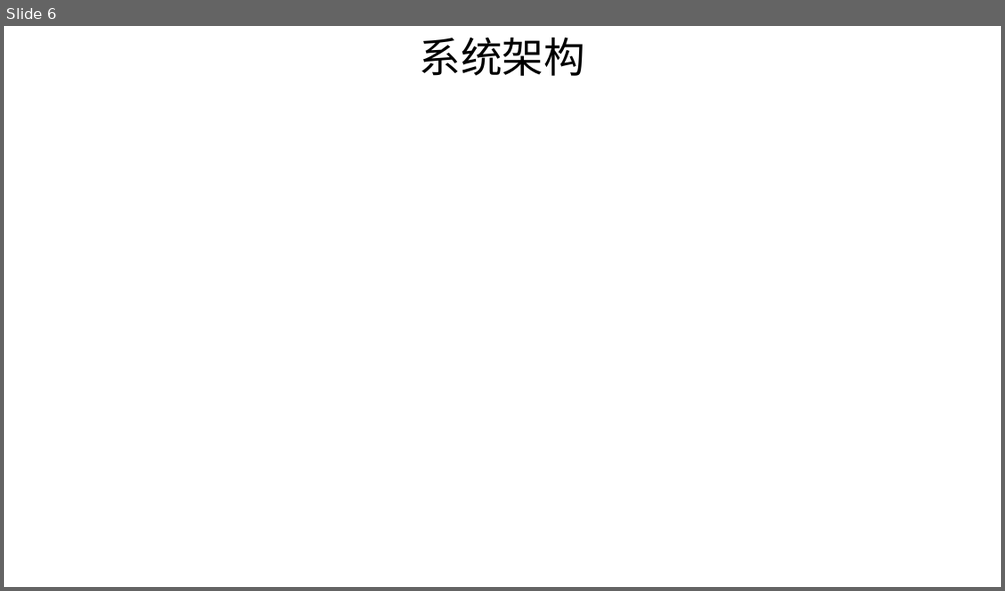
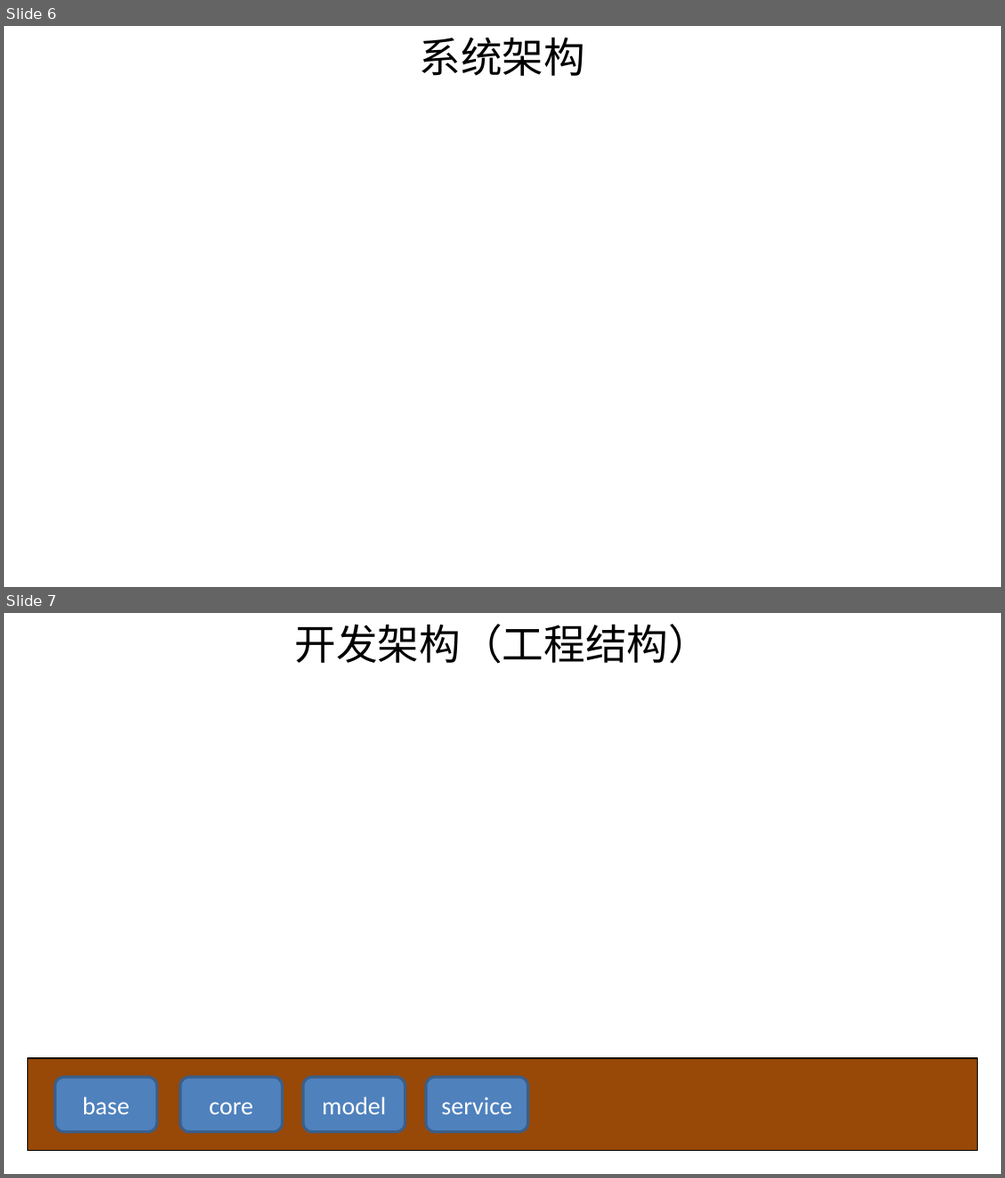
Before and after one commit to shiyunlai/tistools, a slide deck: TIStools.pptx. Shown one above the other, each under a label of ours: slide 6 before the commit, slides 6 and 7 after it. The pictures are 1005x591 and 1005x1178 pixels, drawn with LibreOffice and Linux fonts; fonts in the diff are those of the drawing. Boxes give left, top, right and bottom in pixels: in the first picture for what was removed or moved away, otherwise in the second. Text is boxed around its words. In the diff, an @@ line names an element or a change of style, - is before the commit and + after.

```diff
--- a/TIStools.pptx
+++ b/TIStools.pptx
@@ slide 7 added at box(4, 613, 1001, 1174), background #FFFFFF @@
@@ text added at box(295, 624, 711, 664), 30 pt, text #000000 @@
+开发架构（工程结构）
@@ rectangle added at box(28, 1059, 978, 1151), fill #984807, outline #000000 1 pt @@
@@ rounded rectangle added at box(55, 1077, 156, 1131), fill #4F81BD, outline #3A5F8C 2 pt, 18 pt, text #FFFFFF @@
+base
@@ rounded rectangle added at box(180, 1077, 282, 1131), fill #4F81BD, outline #3A5F8C 2 pt, 18 pt, text #FFFFFF @@
+core
@@ rounded rectangle added at box(303, 1077, 404, 1131), fill #4F81BD, outline #3A5F8C 2 pt, 18 pt, text #FFFFFF @@
+model
@@ rounded rectangle added at box(426, 1077, 527, 1131), fill #4F81BD, outline #3A5F8C 2 pt, 18 pt, text #FFFFFF @@
+service
```
Also in this commit, not shown: 21 other files.
